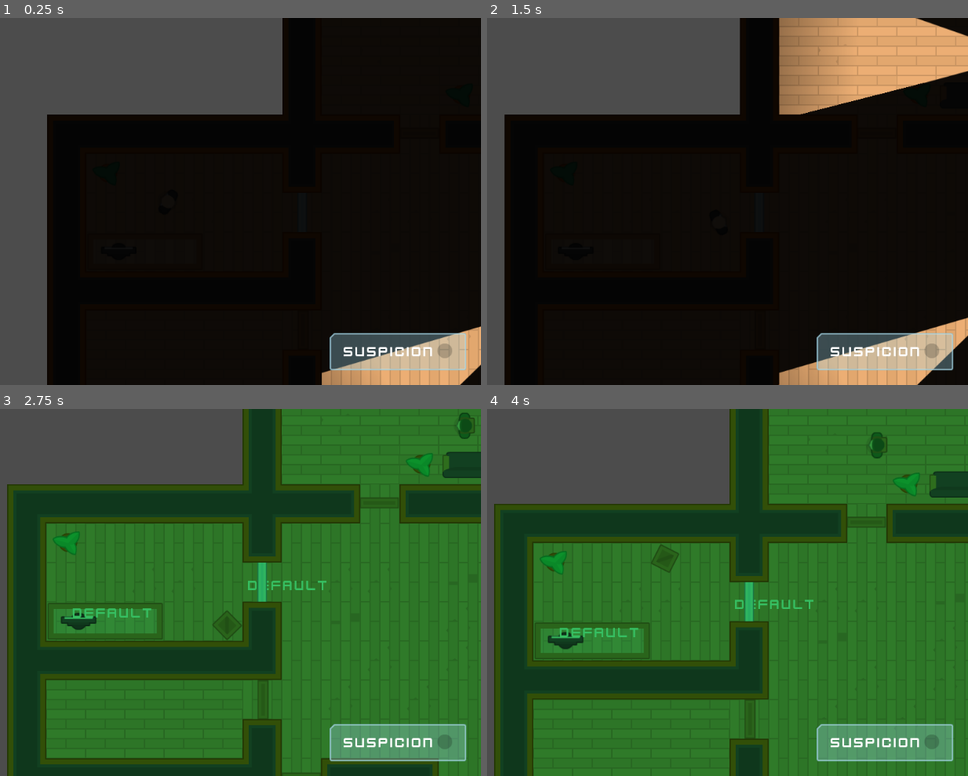
Above: before the commit, frames 1-4 (two rows, left to right).
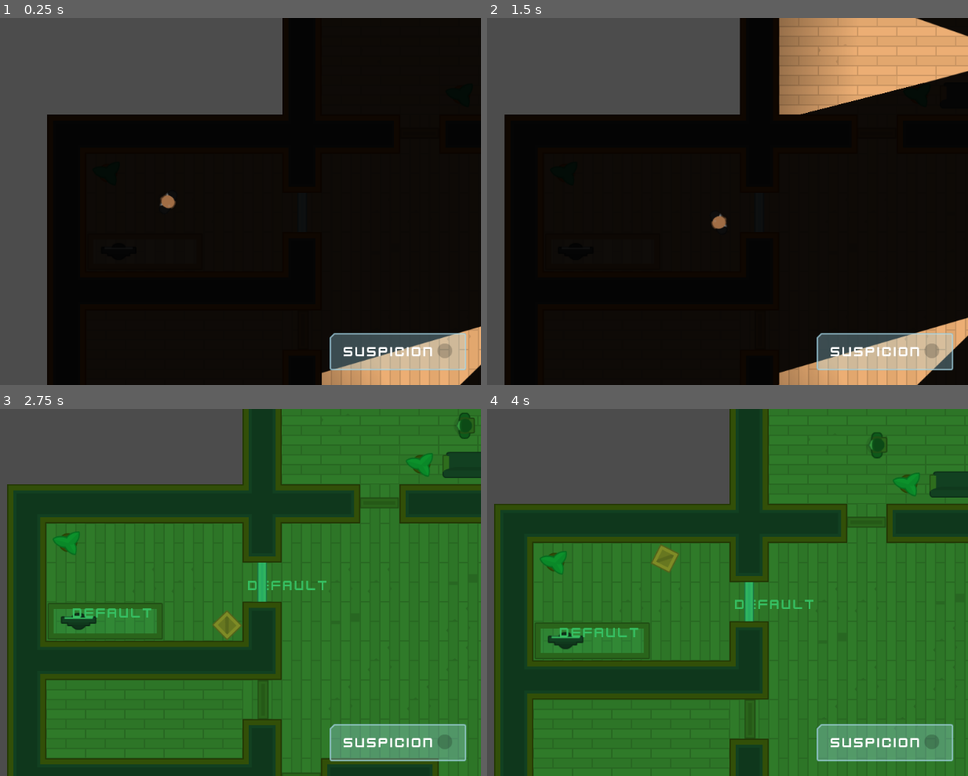
Above: after the commit, the same moments.

Repository: andrearomagnoli/godot-heist-meisters
Game: Godot game, scene res://Levels/Level1.tscn
Two runs of this game, one before a commit and one after it. Both use one fixed random seed, a clock stepped at 60 frames per second and the inputs below.
Inputs (mouse positions are in pixels of both pictures, inside the frame that each line leads up to):
- Up to frame 1 (0.25 s): no input
- Up to frame 2 (1.5 s): tap Enter at 0.5 s; move the mouse to (790, 329) at 0.52 s; hold D (move_right) 0.53-1.28 s; tap E (toggle_disguise) at 0.6, 1.35 s; click (790, 329) at 0.67 s; move the mouse to (895, 131) at 1.27 s; hold S (move_down) from 1.28 s (still down); click (895, 131) at 1.42 s
- Up to frame 3 (2.75 s): move the mouse to (269, 585) at 2.02 s; release S (move_down) at 2.03 s; hold D (move_right) from 2.03 s (still down); tap F (toggle_vision_mode) at 2.1 s; click (269, 585) at 2.17 s; tap E (toggle_disguise) at 2.3 s
- Up to frame 4 (4 s): move the mouse to (563, 607) at 2.77 s; release D (move_right) at 2.78 s; hold W (move_up) 2.78-3.53 s; tap E (toggle_disguise) at 2.85, 3.6 s; click (563, 607) at 2.92 s; move the mouse to (842, 647) at 3.52 s; hold A (move_left) from 3.53 s (still down)

The runs differ from the first frame. In frame 1, 0.1% of the frame differs, in the area x 33-37%, y 47-52%; in frame 2, 0.1%; in frame 3, 0.3%; in frame 4, 0.3%, in the area x 34-40%, y 36-45%.

Commit message:
Highlight player

Diff:
--- a/Characters/Player.tscn
+++ b/Characters/Player.tscn
@@ -14,3 +14,7 @@
 [node name="CollisionShape2D" parent="." index="1"]
 visible = true
 position = Vector2( 0, 0 )
+
+[node name="Light2D" type="Light2D" parent="." index="3"]
+texture = ExtResource( 1 )
+energy = 0.75
--- a/Player.gd
+++ b/Player.gd
@@ -5,11 +5,14 @@
 #var torch_on = true
 
 onready var sprite = $Sprite
+onready var light = $Light2D
 onready var collider = $CollisionShape2D
 onready var occluder = $LightOccluder2D
 
 onready var player_texture = load("res://GFX/PNG/Hitman 1/hitman1_stand.png")
+onready var player_light = load("res://GFX/PNG/Hitman 1/hitman1_stand.png")
 onready var box_texture = load("res://GFX/PNG/Tiles/tile_130.png")
+onready var box_light = load("res://GFX/PNG/Tiles/tile_130.png")
 onready var human_occluder = load("res://Characters/HumanOccluder.tres")
 onready var human_collider = load("res://Characters/HumanCollider.tres")
 onready var box_occluder = load("res://Characters/BoxOccluder.tres")
@@ -61,6 +64,7 @@
 
 func reveal():
 	sprite.texture = player_texture
+	light.texture = player_light
 	collider.shape = human_collider
 	occluder.occluder = human_occluder
 	disguised = false
@@ -69,6 +73,7 @@
 
 func disguise():
 	sprite.texture = box_texture
+	light.texture = box_light
 	collider.shape = box_collider
 	occluder.occluder = box_occluder
 	disguised = true
